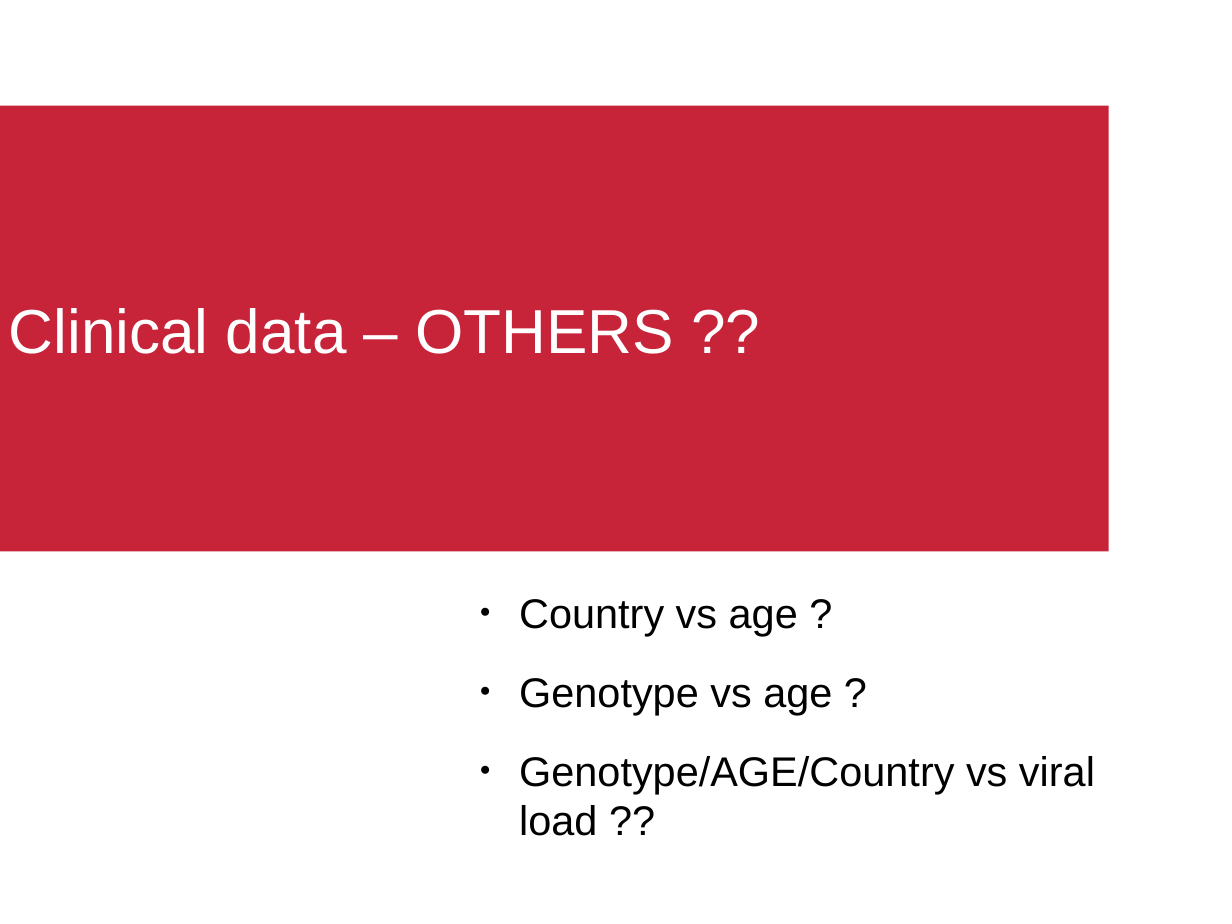
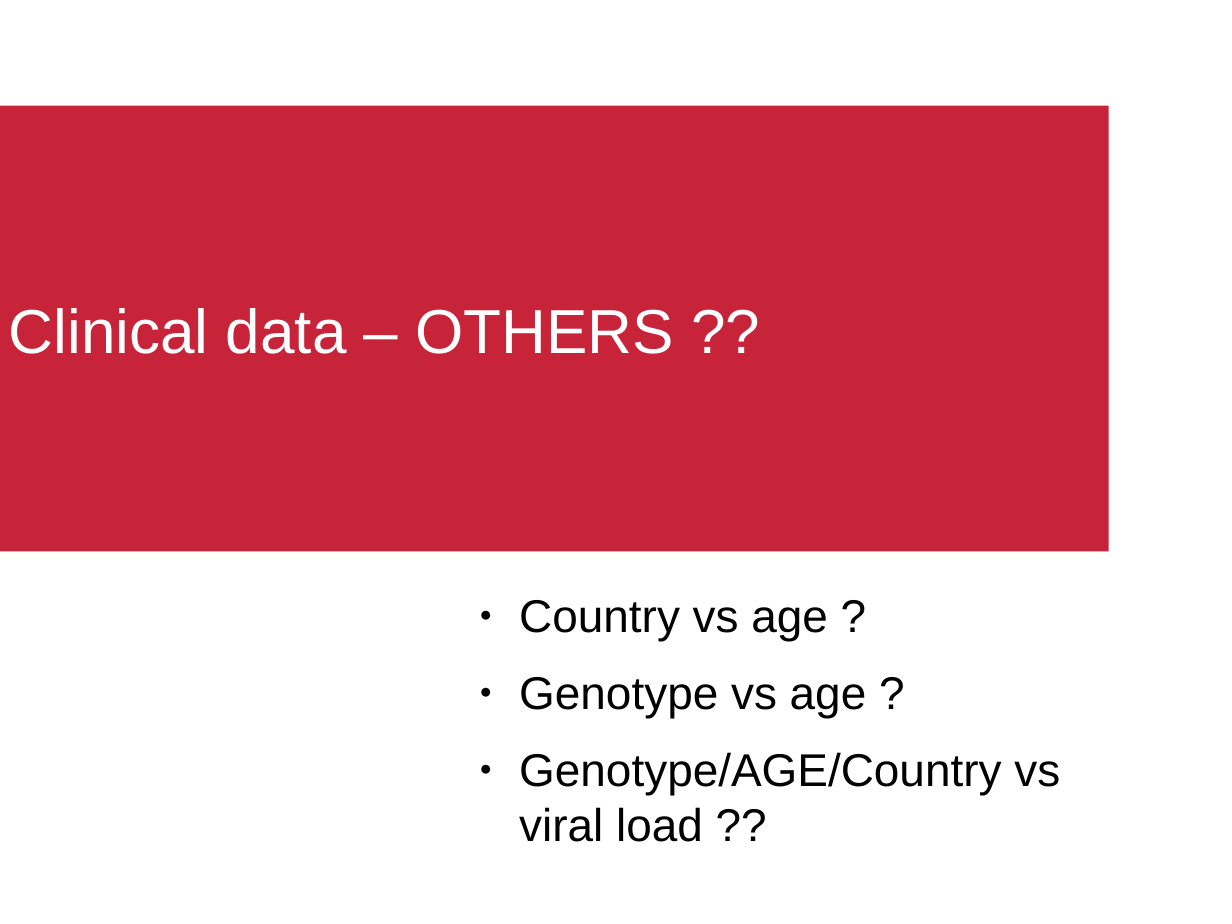
Before and after one commit to matthiaszeller/HBV, a slide deck: slide 10 of Presentation.odp. Drawn at 1232x924 pixels with LibreOffice and Linux fonts; fonts in the diff are those of the drawing; background and template pictures are left out. Boxes give left, top, right and bottom in pixels: in the first picture for what was removed or moved away, otherwise in the second. Text is boxed around its words. In the diff, an @@ line names an element or a change of style, - is before the commit and + after.

```diff
--- a/Presentation.odp
+++ b/Presentation.odp
@@ text "Country vs age ?" at bbox=[519, 600, 1060, 842]: size 26.7 to 29.6 pt; less space between paragraphs @@
```
Also in this commit, not shown: 3 other slides changed, 2 slides added, 1 slide removed.
